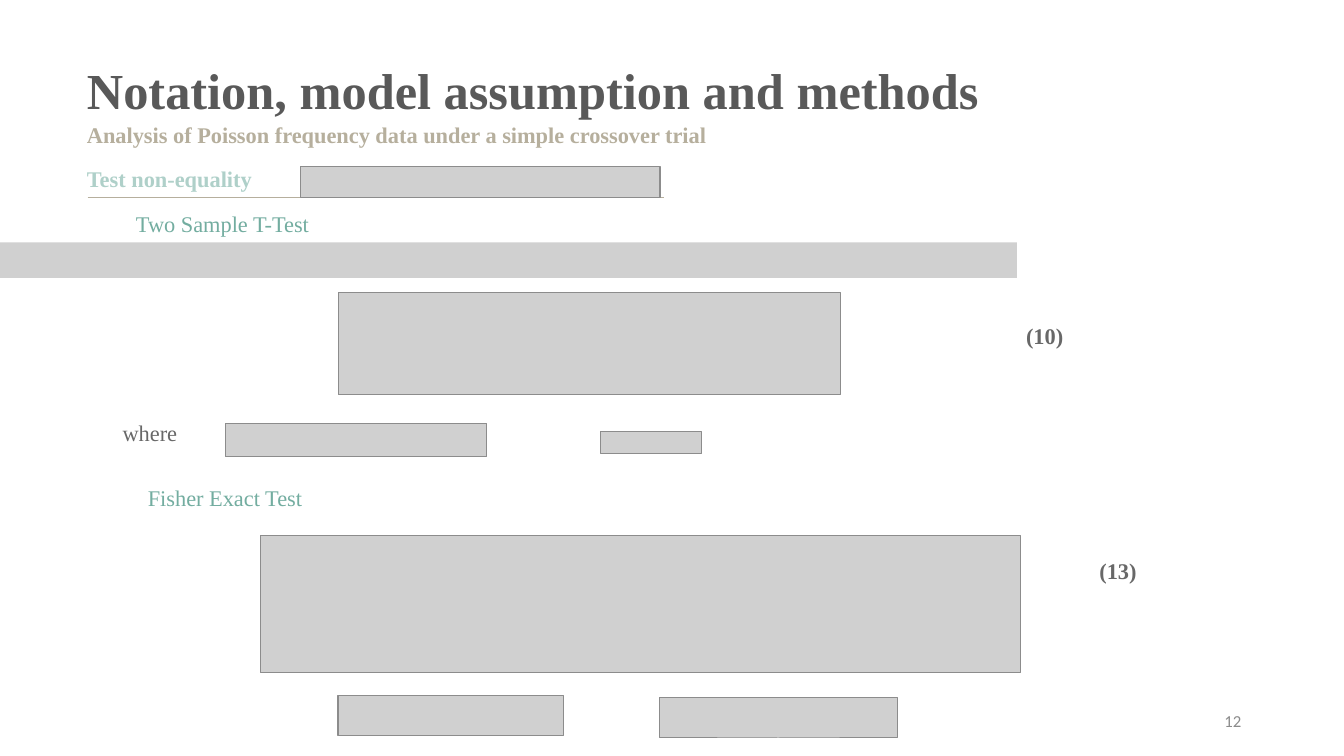
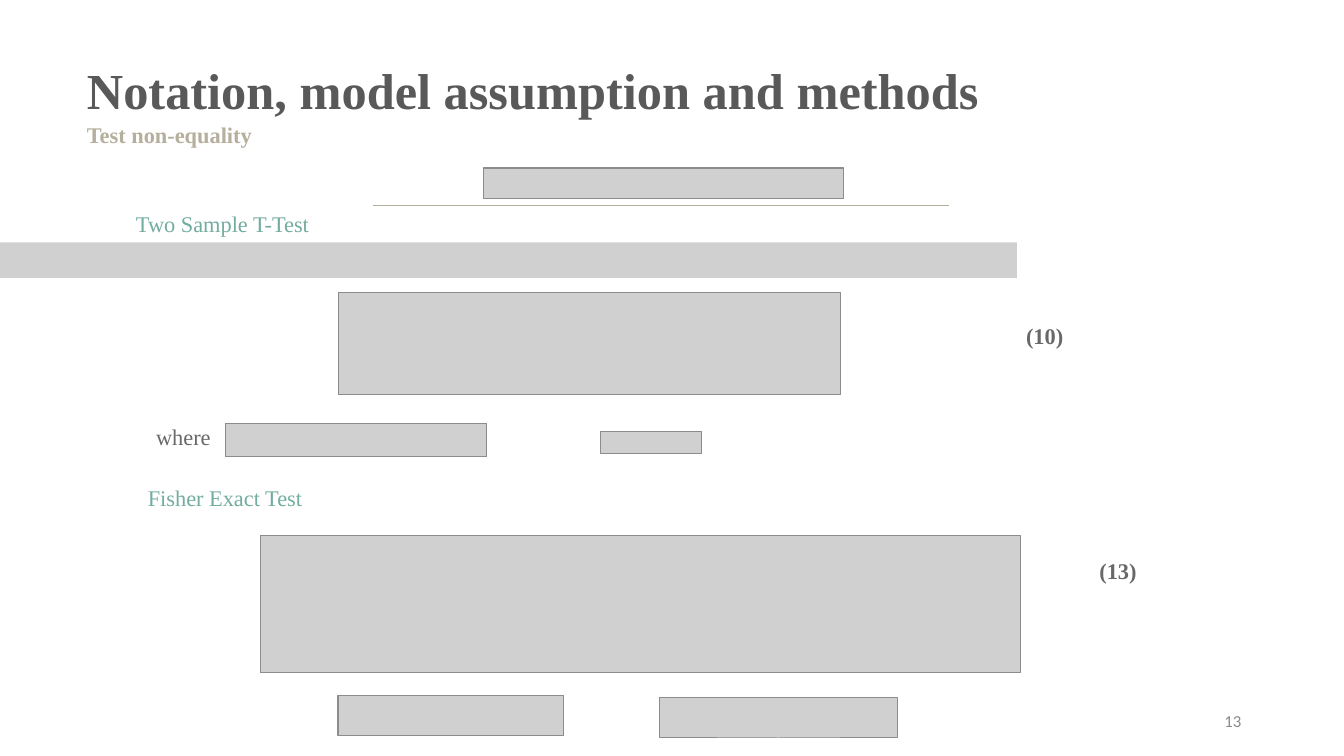
Before and after one commit to SharonLiu716/Study_CrossoverDesign, a slide deck: slide 14 of Seminar.pptx (slide 13 before the commit). Drawn at 1344x756 pixels with LibreOffice and Linux fonts; fonts in the diff are those of the drawing; grey boxes stand for pictures. Boxes give left, top, right and bottom in pixels: in the first picture for what was removed or moved away, otherwise in the second. Text is boxed around its words. In the diff, an @@ line names an element or a change of style, - is before the commit and + after.

```diff
--- a/Seminar.pptx
+++ b/Seminar.pptx
@@ text at (x1=87, y1=127, x2=251, y2=148): text changed @@
-Analysis of Poisson frequency data under a simple crossover trial
+Test non-equality
@@ text removed at (x1=87, y1=171, x2=251, y2=192) @@
-Test non-equality
@@ picture moved from (x1=300, y1=166, x2=660, y2=198) to (x1=484, y1=168, x2=844, y2=200) @@
@@ line moved from (88, 198) - (663, 198) to (373, 205) - (950, 205) @@
@@ text "where" moved from (x1=123, y1=425, x2=178, y2=441) to (x1=156, y1=429, x2=211, y2=445) @@
@@ page number at (x1=1224, y1=716, x2=1241, y2=727): text changed @@
-12
+13
```
Also in this commit, not shown: 22 other slides changed, 7 slides added, 6 slides removed, 11 other files.
